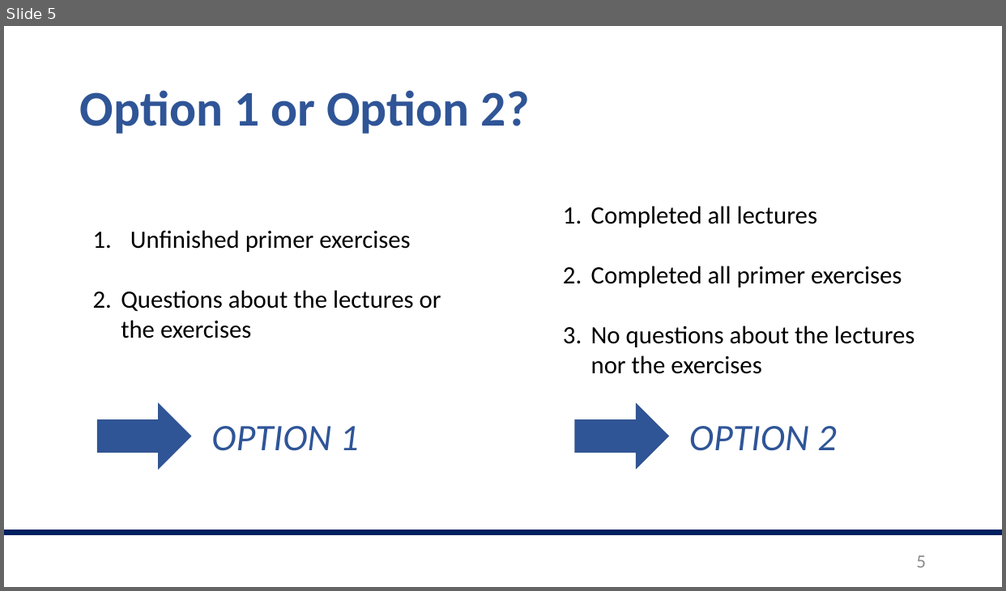
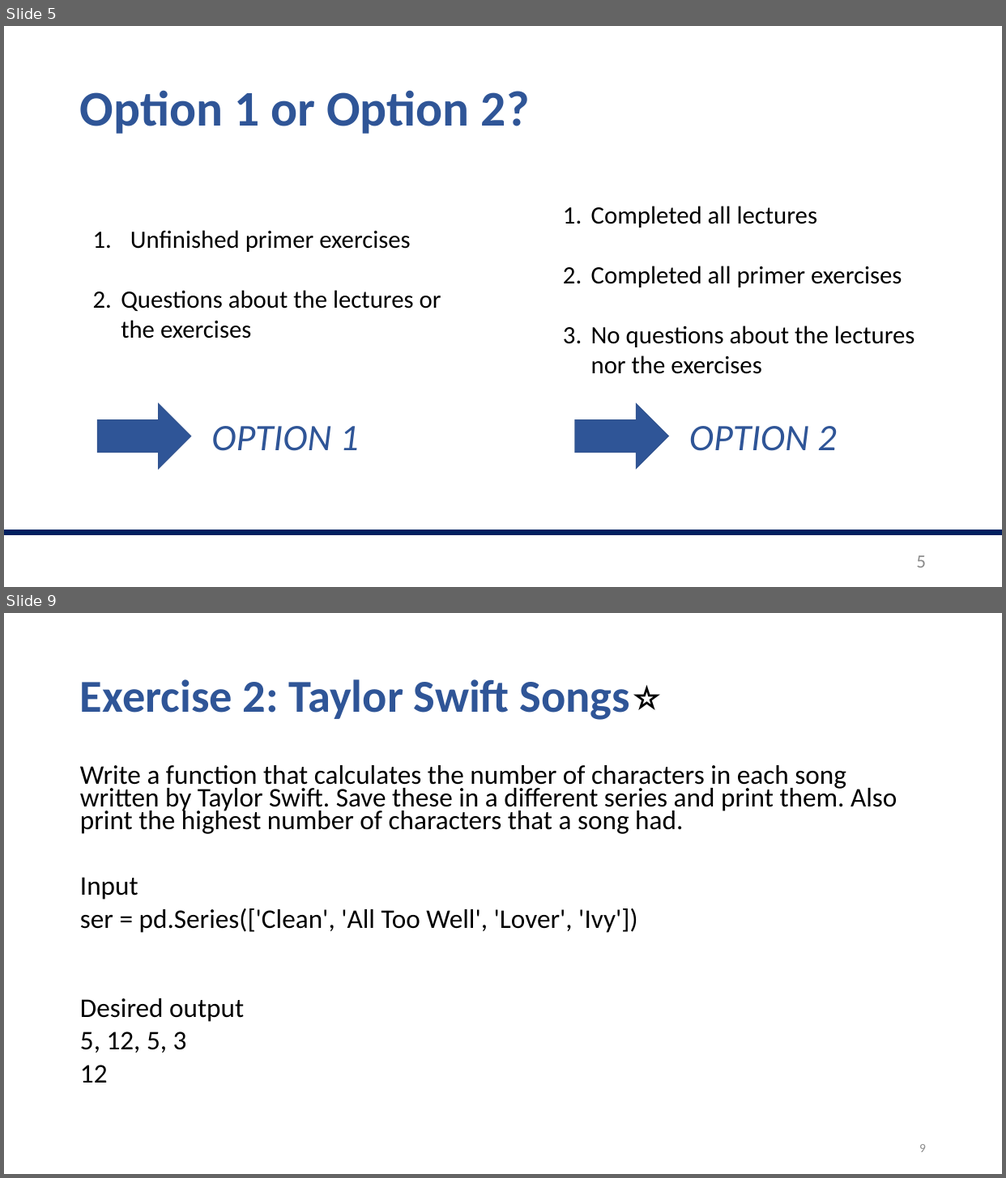
Before and after one commit to valegiunchiglia/2022-Module3-ImperialCollege, a slide deck: Day1/Day1.pptx. Shown one above the other, each under a label of ours: slide 5 before the commit, slides 5 and 9 after it; the slides between them are not shown. The pictures are 1006x591 and 1006x1178 pixels, drawn with LibreOffice and Linux fonts; fonts in the diff are those of the drawing. Boxes give left, top, right and bottom in pixels: in the first picture for what was removed or moved away, otherwise in the second. Text is boxed around its words. In the diff, an @@ line names an element or a change of style, - is before the commit and + after.

Commit message:
added exercises Day 1

```diff
--- a/Day1/Day1.pptx
+++ b/Day1/Day1.pptx
@@ slide 9 added at bbox=[4, 613, 1002, 1174], background #FFFFFF @@
@@ title added at bbox=[80, 679, 674, 720], 44 pt, text #2F5597, bold @@
+Exercise 2: Taylor Swift Songs⭐️
@@ text added at bbox=[80, 765, 897, 1083], 25.9 pt, text #000000 @@
+Write a function that calculates the number of characters in each song written by Taylor Swift. Save these in a different series and print them. Also print the highest number of characters that a song had.
+Input
+ser = pd.Series(['Clean', 'All Too Well', 'Lover', 'Ivy'])
+Desired output
+5, 12, 5, 3
+12
@@ page number added at bbox=[919, 1144, 926, 1152], 12 pt, text #8C8C8C @@
+9
```
Also in this commit, not shown: 2 slides changed, 14 other slides added, 2 other files.
